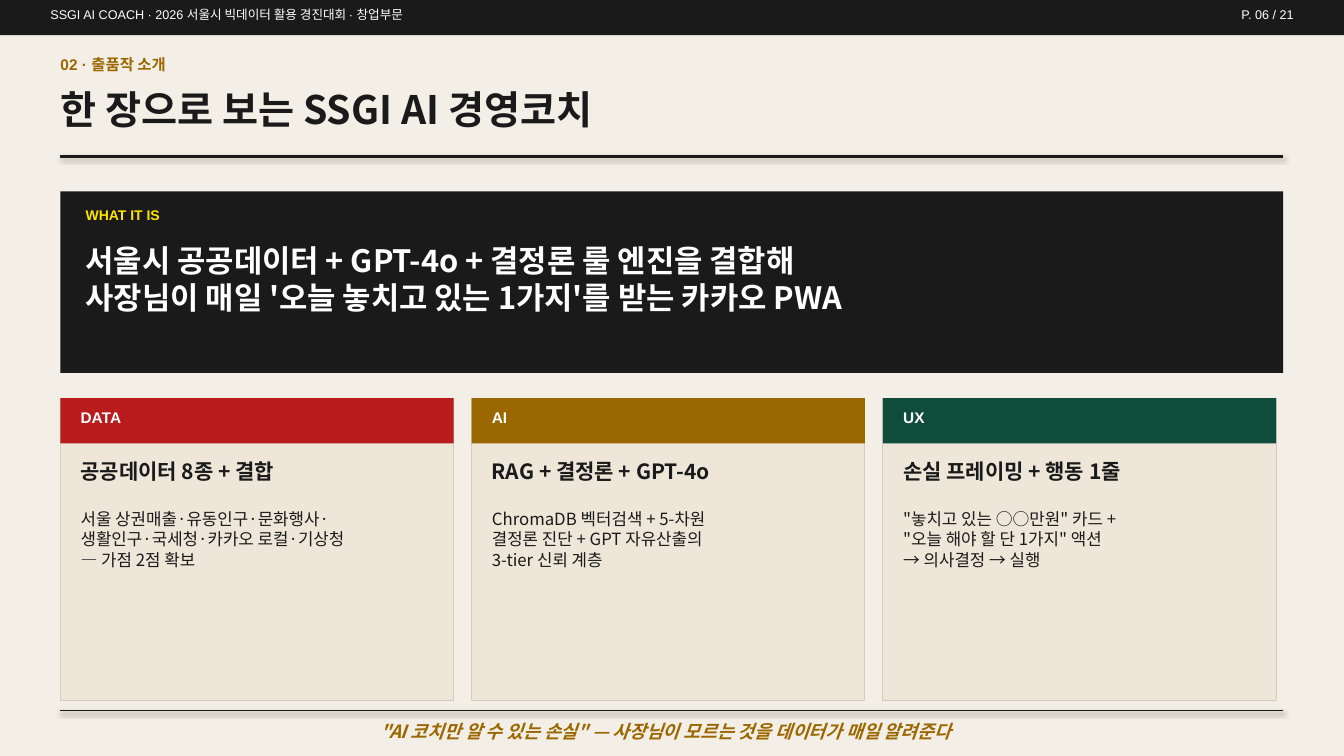
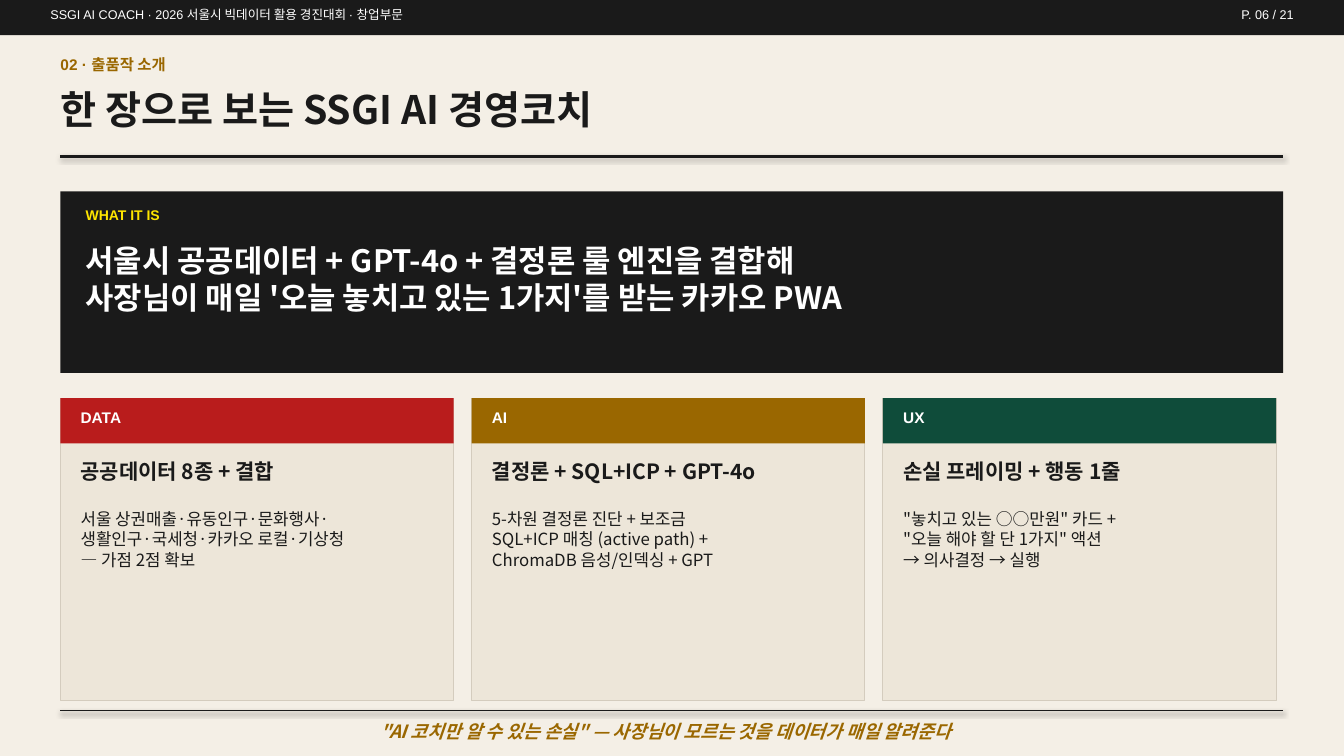
Before and after one commit to Tok-Baro/SSGI_AI_Coach, a slide deck: slide 6 of SSGI_AI_경영코치_상세기획서.pptx. Drawn at 1344x756 pixels with LibreOffice and Linux fonts; fonts in the diff are those of the drawing. Boxes give left, top, right and bottom in pixels: in the first picture for what was removed or moved away, otherwise in the second. Text is boxed around its words. In the diff, an @@ line names an element or a change of style, - is before the commit and + after.

```diff
--- a/SSGI_AI_경영코치_상세기획서.pptx
+++ b/SSGI_AI_경영코치_상세기획서.pptx
@@ text at box(492, 461, 755, 483): text changed @@
-RAG + 결정론 + GPT-4o
+결정론 + SQL+ICP + GPT-4o
@@ text at box(492, 511, 713, 569): text changed @@
-ChromaDB 벡터검색 + 5-차원
-결정론 진단 + GPT 자유산출의
-3-tier 신뢰 계층
+5-차원 결정론 진단 + 보조금
+SQL+ICP 매칭 (active path) +
+ChromaDB 음성/인덱싱 + GPT
```
Also in this commit, not shown: 8 other slides changed.
